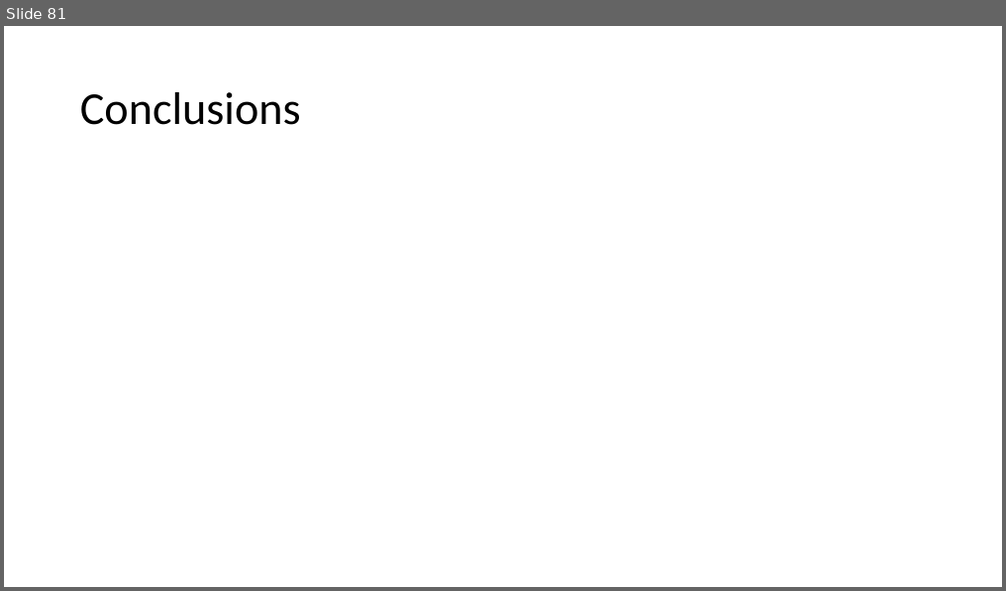
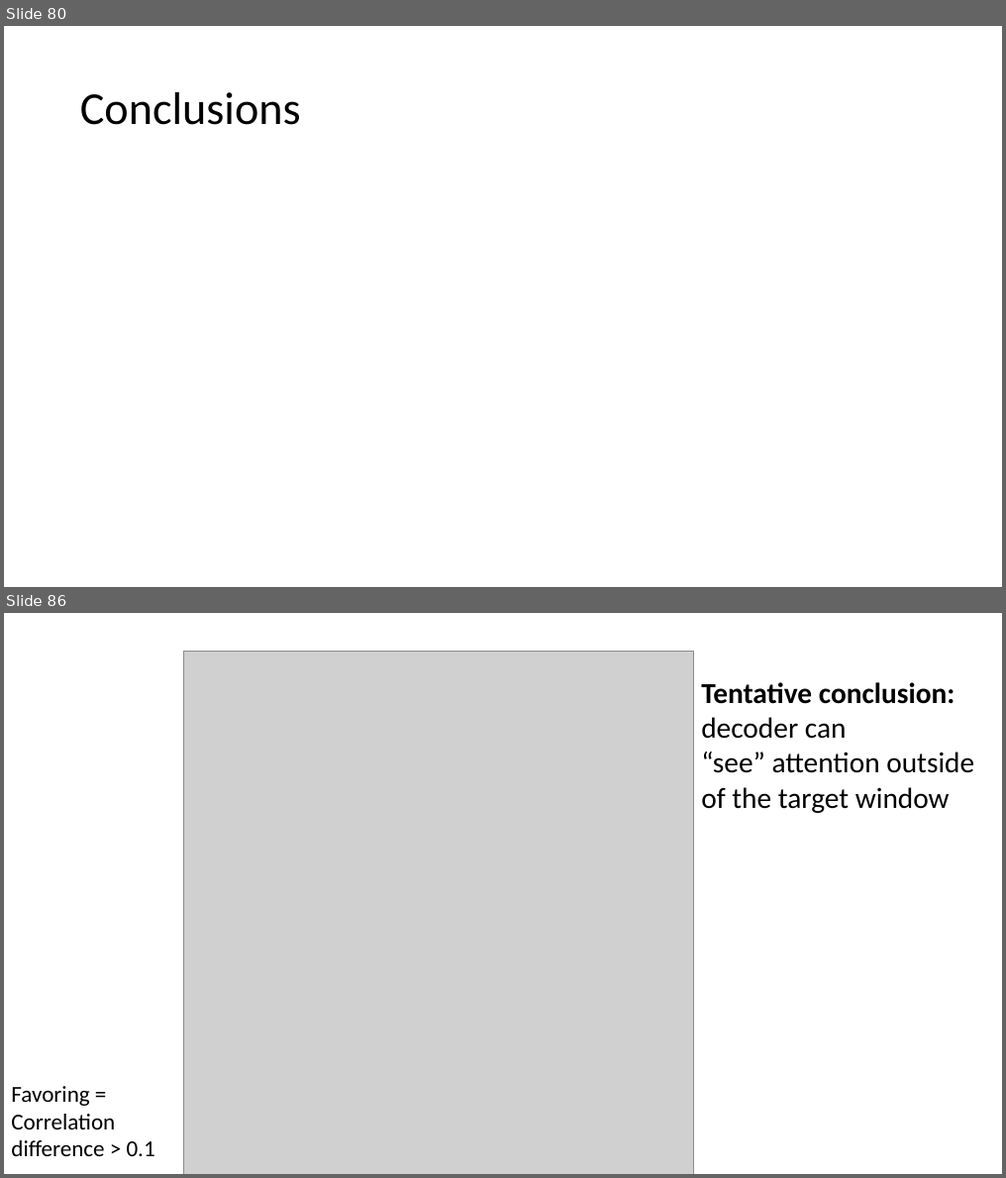
Before and after one commit to haberdashPI/german_track, a slide deck: presentations/ARO_2021/adapting_auditory_attention.pptx. Shown one above the other, each under a label of ours: slide 81 before the commit, slides 80 and 86 after it; the slides between them are not shown. The pictures are 1006x591 and 1006x1178 pixels, drawn with LibreOffice and Linux fonts; fonts in the diff are those of the drawing; grey boxes stand for pictures. Boxes give left, top, right and bottom in pixels: in the first picture for what was removed or moved away, otherwise in the second. Text is boxed around its words. In the diff, an @@ line names an element or a change of style, - is before the commit and + after.

```diff
--- a/presentations/ARO_2021/adapting_auditory_attention.pptx
+++ b/presentations/ARO_2021/adapting_auditory_attention.pptx
@@ slide 86 added at box(4, 613, 1002, 1174), background #FFFFFF @@
@@ picture added at box(183, 652, 694, 1174) @@
@@ text added at box(701, 682, 974, 813), 28 pt, text #000000 @@
+Tentative conclusion: decoder can
+“see” attention outside of the target window
@@ text added at box(11, 1086, 155, 1157), 22 pt, text #000000 @@
+Favoring =
+Correlation
+difference > 0.1
@@ what was slide 81 is now slide 80 @@
```
Also in this commit, not shown: 30 slides changed, 3 other slides added, 3 slides removed.
